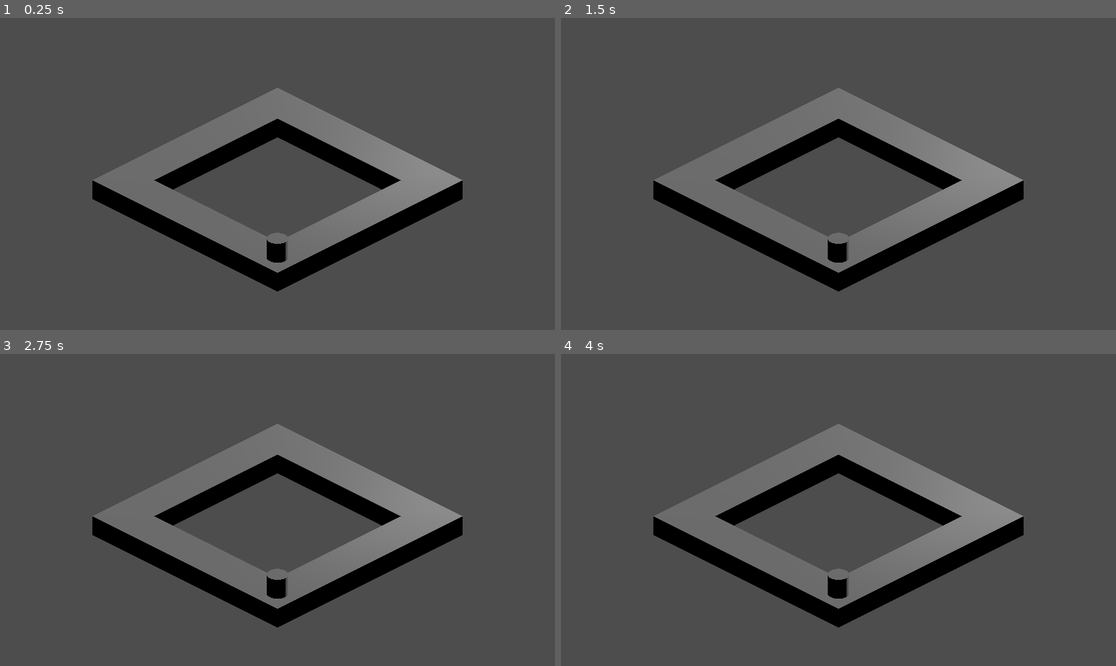
Above: before the commit, frames 1-4 (two rows, left to right).
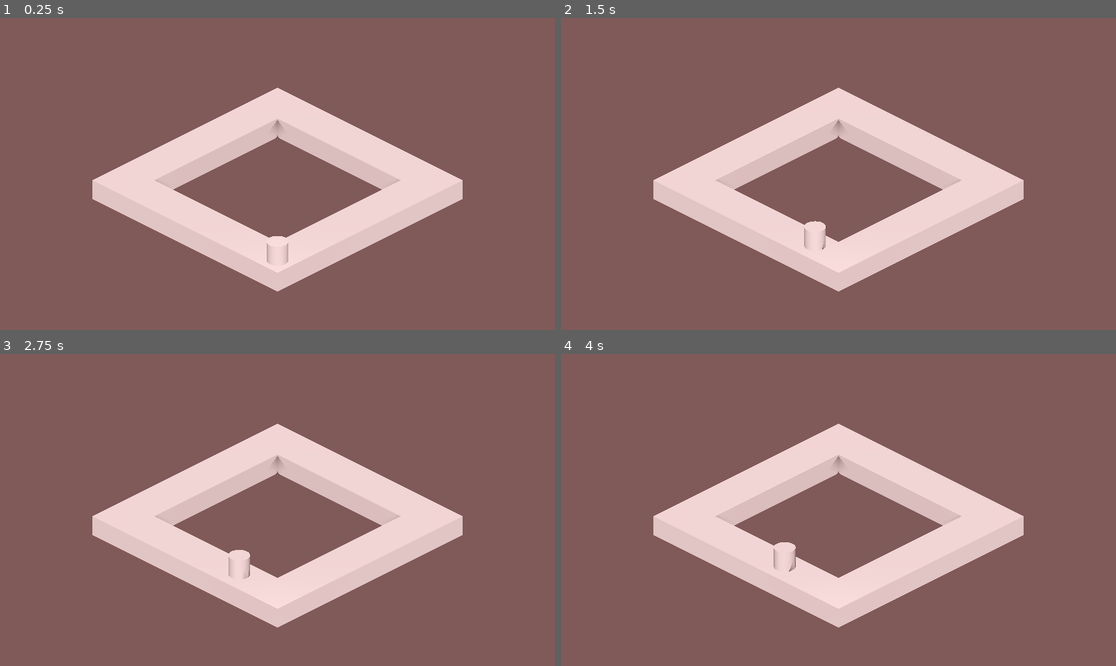
Above: after the commit, the same moments.

Repository: Cicadeuhum/monopoly-kocak
Game: Godot game, scene res://scenes/level_abby.tscn
Two runs of this game, one before a commit and one after it. Both use one fixed random seed, a clock stepped at 60 frames per second and the inputs below.
Inputs:
- Up to frame 1 (0.25 s): no input
- Up to frame 2 (1.5 s): tap Enter (ui_accept) at 0.5, 0.6, 0.77, 1.07, 1.35 s
- Up to frame 3 (2.75 s): tap Enter (ui_accept) at 1.52, 1.82, 2, 2.1 s
- Up to frame 4 (4 s): tap Enter (ui_accept) at 2.75, 2.85, 3.02, 3.32, 3.6, 3.77 s

The runs differ from the first frame. In frame 1, 100% of the frame differs, in the area x 0-100%, y 0-100%; in frame 2, 100%; in frame 3, 100%; in frame 4, 100%.

Commit message:
Add pawn movement

Diff:
--- a/scenes/level_abby.tscn
+++ b/scenes/level_abby.tscn
@@ -1,13 +1,32 @@
-[gd_scene load_steps=4 format=3 uid="uid://db841cnaifibp"]
+[gd_scene load_steps=7 format=3 uid="uid://db841cnaifibp"]
 
 [ext_resource type="PackedScene" uid="uid://c5rt7dn6j5xqh" path="res://scenes/tile_sudut.tscn" id="1_r201c"]
 [ext_resource type="PackedScene" uid="uid://b3psvwndgyeyv" path="res://scenes/tile_tengah.tscn" id="2_w1j5s"]
 [ext_resource type="PackedScene" uid="uid://duw2lwvusms7x" path="res://scenes/pawn.tscn" id="3_ct2ot"]
 
+[sub_resource type="ProceduralSkyMaterial" id="ProceduralSkyMaterial_br7uu"]
+sky_top_color = Color(2.5028e-06, 0.487919, 0.667156, 1)
+sky_horizon_color = Color(0.7396, 0.86, 0.845953, 1)
+ground_bottom_color = Color(0, 0.37, 0.6, 1)
+ground_horizon_color = Color(0.64625, 0.65575, 0.67075, 1)
+
+[sub_resource type="Sky" id="Sky_qkpua"]
+sky_material = SubResource("ProceduralSkyMaterial_br7uu")
+
+[sub_resource type="Environment" id="Environment_3qxft"]
+background_mode = 1
+background_color = Color(0.5, 0.35, 0.35, 1)
+sky = SubResource("Sky_qkpua")
+tonemap_mode = 2
+
 [node name="Node3D" type="Node3D"]
 
+[node name="WorldEnvironment" type="WorldEnvironment" parent="."]
+environment = SubResource("Environment_3qxft")
+
 [node name="DirectionalLight3D" type="DirectionalLight3D" parent="."]
-transform = Transform3D(1, 0, 0, 0, 0.866025, 0.5, 0, -0.5, 0.866025, 0, 0, 0)
+transform = Transform3D(-0.707107, 0.5, -0.5, 0, 0.707107, 0.707107, 0.707107, 0.5, -0.5, 0, 0, 0)
+shadow_enabled = true
 
 [node name="Camera3D" type="Camera3D" parent="."]
 transform = Transform3D(-0.707107, 0.353553, -0.612372, 0, 0.866025, 0.5, 0.707107, 0.353553, -0.612372, 0.5, 4, 0.5)
@@ -20,108 +39,143 @@
 
 [node name="tile_tengah" parent="tile_sudut" instance=ExtResource("2_w1j5s")]
 transform = Transform3D(1, 0, 0, 0, 1, 0, 0, 0, 1, 1.5, 0, 0)
+index = 1
 
 [node name="tile_tengah2" parent="tile_sudut" instance=ExtResource("2_w1j5s")]
 transform = Transform3D(1, 0, 0, 0, 1, 0, 0, 0, 1, 2.5, 0, 0)
+index = 2
 
 [node name="tile_tengah3" parent="tile_sudut" instance=ExtResource("2_w1j5s")]
 transform = Transform3D(1, 0, 0, 0, 1, 0, 0, 0, 1, 3.5, 0, 0)
+index = 3
 
 [node name="tile_tengah4" parent="tile_sudut" instance=ExtResource("2_w1j5s")]
 transform = Transform3D(1, 0, 0, 0, 1, 0, 0, 0, 1, 4.5, 0, 0)
+index = 4
 
 [node name="tile_tengah5" parent="tile_sudut" instance=ExtResource("2_w1j5s")]
 transform = Transform3D(1, 0, 0, 0, 1, 0, 0, 0, 1, 5.5, 0, 0)
+index = 5
 
 [node name="tile_tengah6" parent="tile_sudut" instance=ExtResource("2_w1j5s")]
 transform = Transform3D(1, 0, 0, 0, 1, 0, 0, 0, 1, 6.5, 0, 0)
+index = 6
 
 [node name="tile_tengah7" parent="tile_sudut" instance=ExtResource("2_w1j5s")]
 transform = Transform3D(1, 0, 0, 0, 1, 0, 0, 0, 1, 7.5, 0, 0)
+index = 7
 
 [node name="tile_tengah8" parent="tile_sudut" instance=ExtResource("2_w1j5s")]
 transform = Transform3D(1, 0, 0, 0, 1, 0, 0, 0, 1, 8.5, 0, 0)
+index = 8
 
 [node name="tile_sudut2" parent="." instance=ExtResource("1_r201c")]
 transform = Transform3D(-4.37114e-08, 0, -1, 0, 1, 0, 1, 0, -4.37114e-08, 10, -0.5, 0)
+index = 9
 
 [node name="tile_tengah" parent="tile_sudut2" instance=ExtResource("2_w1j5s")]
 transform = Transform3D(1, 0, 0, 0, 1, 0, 0, 0, 1, 1.5, 0, 0)
+index = 10
 
 [node name="tile_tengah2" parent="tile_sudut2" instance=ExtResource("2_w1j5s")]
 transform = Transform3D(1, 0, 0, 0, 1, 0, 0, 0, 1, 2.5, 0, 0)
+index = 11
 
 [node name="tile_tengah3" parent="tile_sudut2" instance=ExtResource("2_w1j5s")]
 transform = Transform3D(1, 0, 0, 0, 1, 0, 0, 0, 1, 3.5, 0, 0)
+index = 12
 
 [node name="tile_tengah4" parent="tile_sudut2" instance=ExtResource("2_w1j5s")]
 transform = Transform3D(1, 0, 0, 0, 1, 0, 0, 0, 1, 4.5, 0, 0)
+index = 13
 
 [node name="tile_tengah5" parent="tile_sudut2" instance=ExtResource("2_w1j5s")]
 transform = Transform3D(1, 0, 0, 0, 1, 0, 0, 0, 1, 5.5, 0, 0)
+index = 14
 
 [node name="tile_tengah6" parent="tile_sudut2" instance=ExtResource("2_w1j5s")]
 transform = Transform3D(1, 0, 0, 0, 1, 0, 0, 0, 1, 6.5, 0, 0)
+index = 15
 
 [node name="tile_tengah7" parent="tile_sudut2" instance=ExtResource("2_w1j5s")]
 transform = Transform3D(1, 0, 0, 0, 1, 0, 0, 0, 1, 7.5, 0, 0)
+index = 16
 
 [node name="tile_tengah8" parent="tile_sudut2" instance=ExtResource("2_w1j5s")]
 transform = Transform3D(1, 0, 0, 0, 1, 0, 0, 0, 1, 8.5, 0, 0)
+index = 17
 
 [node name="tile_sudut3" parent="." instance=ExtResource("1_r201c")]
 transform = Transform3D(-1, 0, 8.74228e-08, 0, 1, 0, -8.74228e-08, 0, -1, 10, -0.5, 10)
+index = 18
 
 [node name="tile_tengah" parent="tile_sudut3" instance=ExtResource("2_w1j5s")]
 transform = Transform3D(1, 0, 0, 0, 1, 0, 0, 0, 1, 1.5, 0, 0)
+index = 19
 
 [node name="tile_tengah2" parent="tile_sudut3" instance=ExtResource("2_w1j5s")]
 transform = Transform3D(1, 0, 0, 0, 1, 0, 0, 0, 1, 2.5, 0, 0)
+index = 20
 
 [node name="tile_tengah3" parent="tile_sudut3" instance=ExtResource("2_w1j5s")]
 transform = Transform3D(1, 0, 0, 0, 1, 0, 0, 0, 1, 3.5, 0, 0)
+index = 21
 
 [node name="tile_tengah4" parent="tile_sudut3" instance=ExtResource("2_w1j5s")]
 transform = Transform3D(1, 0, 0, 0, 1, 0, 0, 0, 1, 4.5, 0, 0)
+index = 22
 
 [node name="tile_tengah5" parent="tile_sudut3" instance=ExtResource("2_w1j5s")]
 transform = Transform3D(1, 0, 0, 0, 1, 0, 0, 0, 1, 5.5, 0, 0)
+index = 23
 
 [node name="tile_tengah6" parent="tile_sudut3" instance=ExtResource("2_w1j5s")]
 transform = Transform3D(1, 0, 0, 0, 1, 0, 0, 0, 1, 6.5, 0, 0)
+index = 24
 
 [node name="tile_tengah7" parent="tile_sudut3" instance=ExtResource("2_w1j5s")]
 transform = Transform3D(1, 0, 0, 0, 1, 0, 0, 0, 1, 7.5, 0, 0)
+index = 25
 
 [node name="tile_tengah8" parent="tile_sudut3" instance=ExtResource("2_w1j5s")]
 transform = Transform3D(1, 0, 0, 0, 1, 0, 0, 0, 1, 8.5, 0, 0)
+index = 26
 
 [node name="tile_sudut4" parent="." instance=ExtResource("1_r201c")]
 transform = Transform3D(1.31134e-07, 0, 1, 0, 1, 0, -1, 0, 1.31134e-07, 0, -0.5, 10)
+index = 27
 
 [node name="tile_tengah" parent="tile_sudut4" instance=ExtResource("2_w1j5s")]
 transform = Transform3D(1, 0, 0, 0, 1, 0, 0, 0, 1, 1.5, 0, 0)
+index = 28
 
 [node name="tile_tengah2" parent="tile_sudut4" instance=ExtResource("2_w1j5s")]
 transform = Transform3D(1, 0, 0, 0, 1, 0, 0, 0, 1, 2.5, 0, 0)
+index = 29
 
 [node name="tile_tengah3" parent="tile_sudut4" instance=ExtResource("2_w1j5s")]
 transform = Transform3D(1, 0, 0, 0, 1, 0, 0, 0, 1, 3.5, 0, 0)
+index = 30
 
 [node name="tile_tengah4" parent="tile_sudut4" instance=ExtResource("2_w1j5s")]
 transform = Transform3D(1, 0, 0, 0, 1, 0, 0, 0, 1, 4.5, 0, 0)
+index = 31
 
 [node name="tile_tengah5" parent="tile_sudut4" instance=ExtResource("2_w1j5s")]
 transform = Transform3D(1, 0, 0, 0, 1, 0, 0, 0, 1, 5.5, 0, 0)
+index = 32
 
 [node name="tile_tengah6" parent="tile_sudut4" instance=ExtResource("2_w1j5s")]
 transform = Transform3D(1, 0, 0, 0, 1, 0, 0, 0, 1, 6.5, 0, 0)
+index = 33
 
 [node name="tile_tengah7" parent="tile_sudut4" instance=ExtResource("2_w1j5s")]
 transform = Transform3D(1, 0, 0, 0, 1, 0, 0, 0, 1, 7.5, 0, 0)
+index = 34
 
 [node name="tile_tengah8" parent="tile_sudut4" instance=ExtResource("2_w1j5s")]
 transform = Transform3D(1, 0, 0, 0, 1, 0, 0, 0, 1, 8.5, 0, 0)
+index = 35
 
 [node name="Pawn" parent="." instance=ExtResource("3_ct2ot")]
 transform = Transform3D(1, 0, 0, 0, 1, 0, 0, 0, 1, 5, 0, 5)
--- a/scenes/pawn.gd
+++ /dev/null
@@ -1,10 +0,0 @@
-extends AnimatableBody3D
-
-func _ready() -> void:
-	global_position = get_tile(0).global_position + Vector3(0, 0.5, 0)
-
-func get_tile(index : int) -> Tile:
-	for tile in get_tree().get_nodes_in_group("Tile"):
-		if tile is Tile:
-			return tile
-	return null
--- a/scenes/pawn.tscn
+++ b/scenes/pawn.tscn
@@ -1,6 +1,6 @@
 [gd_scene load_steps=4 format=3 uid="uid://duw2lwvusms7x"]
 
-[ext_resource type="Script" path="res://scenes/pawn.gd" id="1_jouim"]
+[ext_resource type="Script" path="res://scripts/pawn.gd" id="1_jouim"]
 
 [sub_resource type="CylinderShape3D" id="CylinderShape3D_1j5ga"]
 height = 1.0
--- a/scenes/tile_sudut.tscn
+++ b/scenes/tile_sudut.tscn
@@ -1,6 +1,6 @@
 [gd_scene load_steps=4 format=3 uid="uid://c5rt7dn6j5xqh"]
 
-[ext_resource type="Script" path="res://scenes/tile_sudut.gd" id="1_rvjhf"]
+[ext_resource type="Script" path="res://scripts/tile_sudut.gd" id="1_rvjhf"]
 
 [sub_resource type="BoxShape3D" id="BoxShape3D_fk7il"]
 size = Vector3(2, 1, 2)
--- a/scenes/tile_tengah.tscn
+++ b/scenes/tile_tengah.tscn
@@ -1,6 +1,6 @@
 [gd_scene load_steps=4 format=3 uid="uid://b3psvwndgyeyv"]
 
-[ext_resource type="Script" path="res://scenes/tile_tengah.gd" id="1_ct8lj"]
+[ext_resource type="Script" path="res://scripts/tile_tengah.gd" id="1_ct8lj"]
 
 [sub_resource type="BoxShape3D" id="BoxShape3D_fk7il"]
 size = Vector3(1, 1, 2)
@@ -8,7 +8,7 @@
 [sub_resource type="BoxMesh" id="BoxMesh_r2e1l"]
 size = Vector3(1, 1, 2)
 
-[node name="tile_tengah" type="StaticBody3D"]
+[node name="tile_tengah" type="StaticBody3D" groups=["Tile"]]
 script = ExtResource("1_ct8lj")
 
 [node name="CollisionShape3D" type="CollisionShape3D" parent="."]
--- /dev/null
+++ b/scripts/pawn.gd
@@ -0,0 +1,39 @@
+extends AnimatableBody3D
+
+var tile_index := 0
+var can_move := true
+
+const move_time := 1
+
+func _ready() -> void:
+	move_to_tile(0)
+
+func _input(event: InputEvent) -> void:
+	if Input.is_action_just_pressed("ui_accept"):
+		if tile_index >= 35:
+			tile_index = -1
+
+		move_to_tile(tile_index + 1)
+
+func get_tile(index : int) -> Tile:
+	for tile in get_tree().get_nodes_in_group("Tile"):
+		if tile is Tile:
+			if tile.index == index:
+				return tile
+	return null
+
+func move_to_tile(index : int) -> void:
+	if not can_move:
+		return
+
+	can_move = false
+	var new_pos = get_tile(index).global_position + Vector3(0, 0.5, 0)
+
+	var tween = get_tree().create_tween()
+	tween.set_ease(Tween.EASE_OUT)
+	tween.set_trans(Tween.TRANS_ELASTIC)
+	tween.tween_property(self, "global_position", new_pos, move_time)
+	await tween.finished
+
+	tile_index = index
+	can_move = true
Renamed: scenes/tile_sudut.gd -> scripts/tile_sudut.gd
Renamed: scenes/tile_tengah.gd -> scripts/tile_tengah.gd
